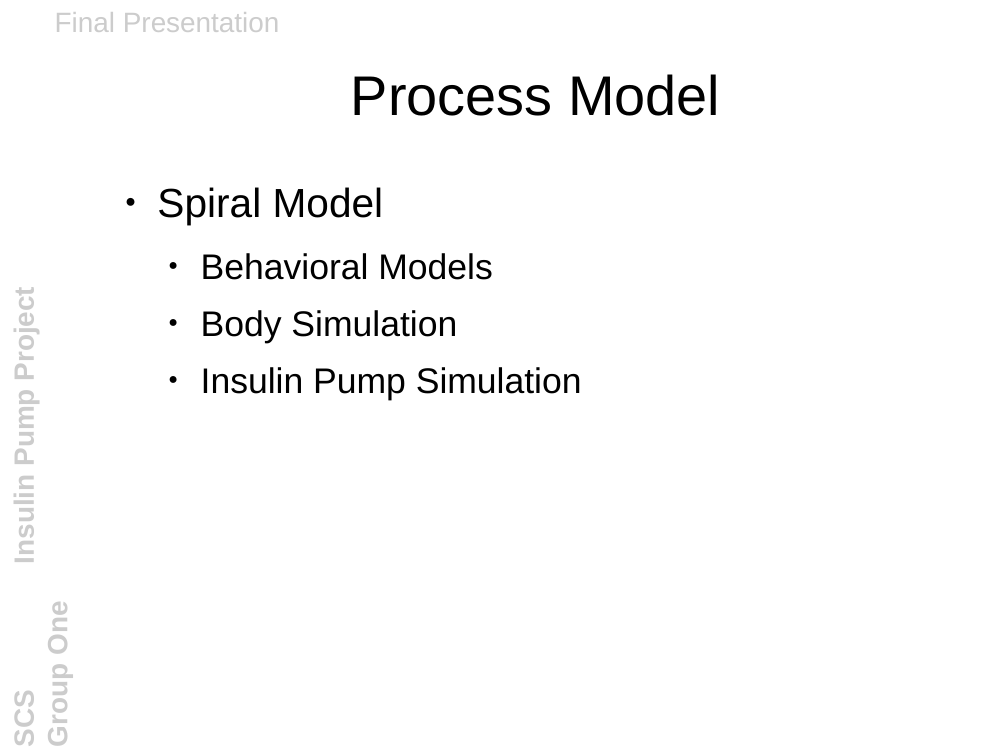
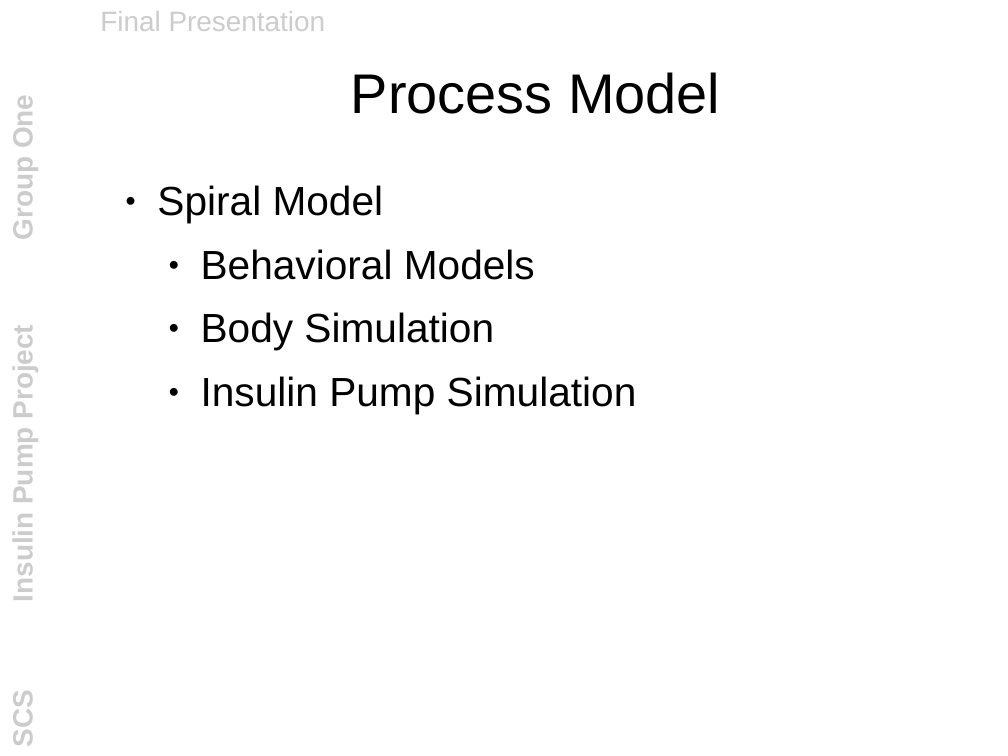
Before and after one commit to lan666asr9tt5n/mrsunjava6, a slide deck: slide 4 of documentation/other_files/final_presentation.odp. Drawn at 1008x756 pixels with LibreOffice and Linux fonts; fonts in the diff are those of the drawing; background and template pictures are left out. Boxes give left, top, right and bottom in pixels: in the first picture for what was removed or moved away, otherwise in the second. Text is boxed around its words. In the diff, an @@ line names an element or a change of style, - is before the commit and + after.

```diff
--- a/documentation/other_files/final_presentation.odp
+++ b/documentation/other_files/final_presentation.odp
@@ line spacing 1 to 0.93 in 3 elements at <box>7,100,38,746</box>, <box>351,72,720,114</box>, <box>100,11,326,31</box> @@
@@ text "Final Presentation": place and size @@
-text "Final Presentation" at <box>55,12,280,32</box>
+text "Final Presentation" at <box>100,11,326,31</box>
@@ text "Spiral Model" at <box>157,185,637,413</box>: size 28 to 32 pt in "Behavioral Models", "Body Simulation", "Insulin Pump Simulation"; line spacing 1 to 0.93; more space between paragraphs @@
```
Also in this commit, not shown: 8 other slides changed, 1 slide added, 1 other file.
